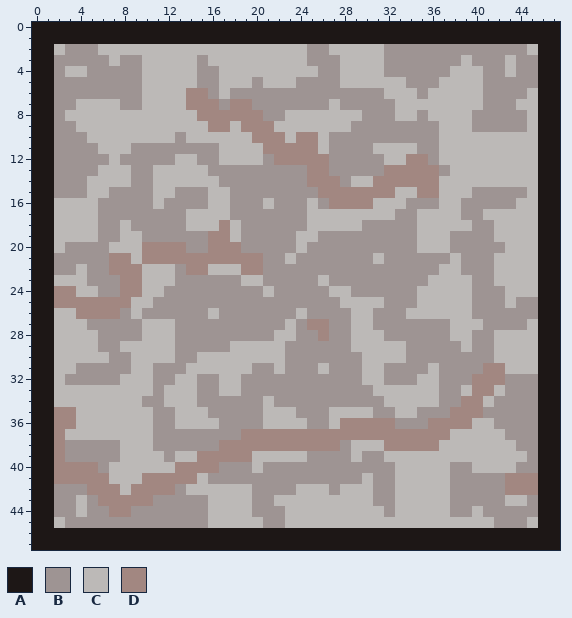
Edited in one commit: pixel-art sprite (pisos_pared/piso4.png). Above: the version before the commit.
The file is 48x48 pixels. Colours within 5 levels of each other are drawn and written as one.
Palette (. is transparent): A #1d1716  B #9e9493  C #bcb9b7  D #a28781
The result:
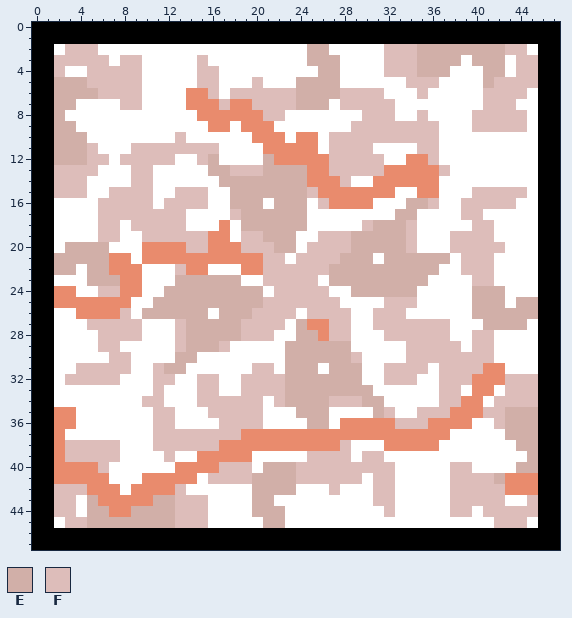
Colours new in this view: E #d1afa8  F #ddbdba
What changed:
@@ palette @@
-A #1d1716
+A #000000
-C #bcb9b7
+C #ffffff
-D #a28781
+D #e98b6d
@@ x 0..47 @@
  1 AAAAAAAAAAAAAAAAAAAAAAAAAAAAAAAAAAAAAAAAAAAAAAAA
- 2 AACBBBCCCCCCCCCCCCCCCCCCCBBCCCCCBBBBBBBBBBBBBCAA
- 3 AABBBBBCBBCCCCCBCCCCCCCCCBBBCCCCBBBBBBBCBBBCBBAA
- 4 AABCCBBBBBCCCCCBBCCCCCCCCCBBCCCCBBBBBBCCCBBCBBAA
- 5 AABBBBBBBBCCCCCBBCCCBCCCBBBBCCCCCCBBBCCCCBBBBBAA
- 6 AABBBBBBBBCCCCDDBCBBBBBBBBBBBBBBCCCBCCCCCBBBBCAA
- 7 AABBCCCCBBCCCCDDDBDDBBBBBBBCBBBBBCCCCCCCCBBBCCAA
- 8 AABCCCCCCCCCCCCDDDDDDBBCCCCCCCBBBCCBCCCCBBBBBCAA
- 9 AABBCCCCCCCCCCCCDDCDDDCCCCCCCBBBBBBBBCCCBBBBBCAA
-10 AABBBCCCCCCCCBCCCCCCDDDCDDCBBBBBBBBBBCCCCCCCCCAA
-11 AABBBBCCCBBBBBBBBCCCCDDDDDCBBBBCCCCBBCCCCCCCCCAA
-12 AABBBBBCBBBBBCCBBCCCCBDDDDDBBBBBCCDDBCCCCCCCCCAA
-13 AABBBBCCCBBCCCCCBBBBBBBBBDDBBBBBDDDDDBCCCCCCCCAA
-14 AABBBCCCCBBCCCCCCBBBBBBBBDDDBCCDDDDDDCCCCCCCCCAA
-15 AABBBCCBBBBCCBBBCCBBBBBBBBDDDDDDDCCDDCCCBBBBBCAA
-16 AACCCCBBBBBCBBBBCCBBBCBBBCBDDDDCCCBBBCCBBBBBCCAA
-17 AACCCCBBBBBBBBCCCCBBBBBBBCCCCCCCCBBCCCCBBCCCCCAA
-18 AACCCCBBCBBBBBCCCDCBBBBBBCCCCCBBBBBCCCCCBBCCCCAA
-19 AACCCCBBCCBBBBBBDDCBBBBBCCBBBBBBBBBCCCBBBBCCCCAA
-20 AACBBBBCCCDDDDBBDDDBBBBBCBBBBBBBBBBCCCBBBBBCCCAA
-21 AABBBBBDDCDDDDDDDDDDDBBCBBBBBBBCBBBBBBCBBBCCCCAA
-22 AABBCBBDDDCCCBDDCCCDDBBBBBBBBBBBBBBBBCCBBBCCCCAA
-23 AACCCBBBDDCCCBBBBBBCCBBBBBCBBBBBBBBBCCCCBBCCCCAA
-24 AADDCCBBDDCCBBBBBBBBBCBBBBBCCBBBBBBCCCCCBBBCCCAA
-25 AADDDDDDDCCBBBBBBBBBBBBBBBBBCCCCBBBCCCCCBBBCBBAA
-26 AACCDDDDBCBBBBBBCBBBBBBBCBBBBCCBBBCCCCCCBBBBBBAA
-27 AACCCBBBBBCCCBBBBBBBBBBCBDDBBCCBBBBBBBCCCBBBBCAA
-28 AACCCCBBBBCCCBBBBBBBBBCCBBDBBCCCBBBBBBCCBBCCCCAA
-29 AACCCCBBCCCCCBBBBBCCCCCBBBBBBCCCCCBBBBBCBBCCCCAA
-30 AACCCCCBBCCCCBBCCCCCCCCBBBBBBBCCCCBBBBBBBBCCCCAA
-31 AACCBBBBBCCBBBCCCCCCBBCBBBCBBBCCBBBBCBBBBDDCCCAA
-32 AACBBBBBCCCBBCCBBCCBBBBBBBBBBBCCBBBCCBBBDDDBBBAA
-33 AACCCCCCCCCBCCCBBCCBBBBBBBBBBBBCCCCCCBBCDDCBBBAA
-34 AACCCCCCCCBBCCCBBBBBBCBBBBBBBBBBCCCCCBBDDCBBBBAA
-35 AADDCCCCCCCBBCCCBBBBBCCCBBBCCCCBBCCBBBDDDBBBBBAA
-36 AADDCCCCCCCBBCCCCBBBBCCCCBBCDDDDDBBBDDDDCCBBBBAA
-37 AADCCCCCCCCBBBBBBBBDDDDDDDDDDDDDDDDDDDCCCCCBBBAA
-38 AADBBBBBCCCBBBBBBDDDDDDDDDDDBCCCDDDDDCCCCCCCBBAA
-39 AADBBBBBCCCCBCCDDDDDCCCCCBBBBCBBCCCCCCCCCCCCCBAA
-40 AADDDDBCCCCCCDDDDBBBCBBBBBBBBBBBBCCCCCBBCCCCBBAA
-41 AADDDDDCCCDDDDDCBBBBBBBBBBBBBBCBBCCCCCBBBBBDDDAA
-42 AABBBDDDCDDDDBCCCCCCBBBBCCCBCCCBBCCCCCBBBBBDDDAA
-43 AABBCBDDDDDBBBBBCCCCBBCCCCCCCCCBBCCCCCBBBBBCCBAA
-44 AABBCBBDDBBBBBBBCCCCBBBCCCCCCCCCBCCCCCBBCBBBBBAA
-45 AACBBBBBBBBBBBBBCCCCCBBCCCCCCCCCCCCCCCCCCCBBBCAA
+ 2 AACFFFCCCCCCCCCCCCCCCCCCCEECCCCCFFFEEEEEEEEFFCAA
+ 3 AAFFFFFCFFCCCCCFCCCCCCCCCEEECCCCFFFEEEECEEECFFAA
+ 4 AAFCCFFFFFCCCCCFFCCCCCCCCCEECCCCFFFEEECCCEECFFAA
+ 5 AAEEEFFFFFCCCCCFFCCCFCCCEEEECCCCCCFFFCCCCEFFFFAA
+ 6 AAEEEEFFFFCCCCDDFCFFFFFFEEEEFFFFCCCFCCCCCFFFFCAA
+ 7 AAEECCCCFFCCCCDDDFDDFFFFEEECFFFFFCCCCCCCCFFFCCAA
+ 8 AAECCCCCCCCCCCCDDDDDDFFCCCCCCCFFFCCFCCCCFFFFFCAA
+ 9 AAEECCCCCCCCCCCCDDCDDDCCCCCCCFFFFFFFFCCCFFFFFCAA
+10 AAEEECCCCCCCCFCCCCCCDDDCDDCFFFFFFFFFFCCCCCCCCCAA
+11 AAEEEFCCCFFFFFFFFCCCCDDDDDCFFFFCCCCFFCCCCCCCCCAA
+12 AAEEEFFCFFFFFCCFECCCCEDDDDDFFFFFCCDDFCCCCCCCCCAA
+13 AAFFFFCCCFFCCCCCEEFFFEEEEDDFFFFFDDDDDFCCCCCCCCAA
+14 AAFFFCCCCFFCCCCCCEEEEEEEEDDDFCCDDDDDDCCCCCCCCCAA
+15 AAFFFCCFFFFCCFFFCCEEEEEEEFDDDDDDDCCDDCCCFFFFFCAA
+16 AACCCCFFFFFCFFFFCCEEECEEECFDDDDCCCEEFCCFFFFFCCAA
+17 AACCCCFFFFFFFFCCCCFEEEEEECCCCCCCCEECCCCFFCCCCCAA
+18 AACCCCFFCFFFFFCCCDCEEEEEECCCCCFEEEFCCCCCFFCCCCAA
+19 AACCCCFFCCFFFFFFDDCFFEEECCFFFEEEEEFCCCFFFFCCCCAA
+20 AACEEEECCCDDDDFFDDDFFFEECFFFFEEEEEFCCCFFFFFCCCAA
+21 AAEEEEEDDCDDDDDDDDDDDFFCFFFFEEECEEEEEECFFFCCCCAA
+22 AAEECEEDDDCCCFDDCCCDDFFFFFFEEEEEEEEEECCFFFCCCCAA
+23 AACCCEEEDDCCCEEEEEECCFFFFFCEEEEEEEEECCCCFFCCCCAA
+24 AADDCCFFDDCCEEEEEEEEECFFFFFCCEEEEEECCCCCEEECCCAA
+25 AADDDDDDDCCEEEEEEEEEEFFFFFFFCCCCFFFCCCCCEEECEEAA
+26 AACCDDDDFCEEEEEECEEEFFFFCFFFFCCFFFCCCCCCEEEEEEAA
+27 AACCCFFFFFCCCFEEEEEFFFFCEDDFFCCFFFFFFFCCCEEEECAA
+28 AACCCCFFFFCCCFEEEEEFFFCCEEDFFCCCFFFFFFCCFFCCCCAA
+29 AACCCCFFCCCCCFEEEFCCCCCEEEEEECCCCCFFFFFCFFCCCCAA
+30 AACCCCCFFCCCCEECCCCCCCCEEEEEEFCCCCFFFFFFFFCCCCAA
+31 AACCFFFFFCCFEECCCCCCFFCEEECEEECCFFFFCFFFFDDCCCAA
+32 AACFFFFFCCCFFCCFFCCFFFFEEEEEEECCFFFCCFFFDDDFFFAA
+33 AACCCCCCCCCFCCCFFCCFFFFEEEEEEEECCCCCCFFCDDCFFFAA
+34 AACCCCCCCCFFCCCFFFFFFCFEEEEFFFEECCCCCFFDDCFFFFAA
+35 AADDCCCCCCCFFCCCFFFFFCCCEEECCCCEFCCFFFDDDFFEEEAA
+36 AADDCCCCCCCFFCCCCFFFFCCCCEECDDDDDFFFDDDDCCFEEEAA
+37 AADCCCCCCCCFFFFFFFFDDDDDDDDDDDDDDDDDDDCCCCCEEEAA
+38 AADFFFFFCCCFFFFFFDDDDDDDDDDDFCCCDDDDDCCCCCCCEEAA
+39 AADFFFFFCCCCFCCDDDDDCCCCCFFFFCFFCCCCCCCCCCCCCEAA
+40 AADDDDFCCCCCCDDDDFFFCEEEFFFFFFFFFCCCCCFFCCCCEEAA
+41 AADDDDDCCCDDDDDCFFFFEEEEFFFFFFCFFCCCCCFFFFEDDDAA
+42 AAFFFDDDCDDDDFCCCCCCEEEECCCFCCCFFCCCCCFFFFFDDDAA
+43 AAFFCEDDDDDEEFFFCCCCEECCCCCCCCCFFCCCCCFFFFFCCFAA
+44 AAFFCEEDDEEEEFFFCCCCEEECCCCCCCCCFCCCCCFFCFFFFFAA
+45 AACFFEEEEEEEEFFFCCCCCEECCCCCCCCCCCCCCCCCCCFFFCAA
 46 AAAAAAAAAAAAAAAAAAAAAAAAAAAAAAAAAAAAAAAAAAAAAAAA
Pixel boxes of the changes (left, top, right, bottom) in both pictures:
changed: (32, 22, 560, 550)
